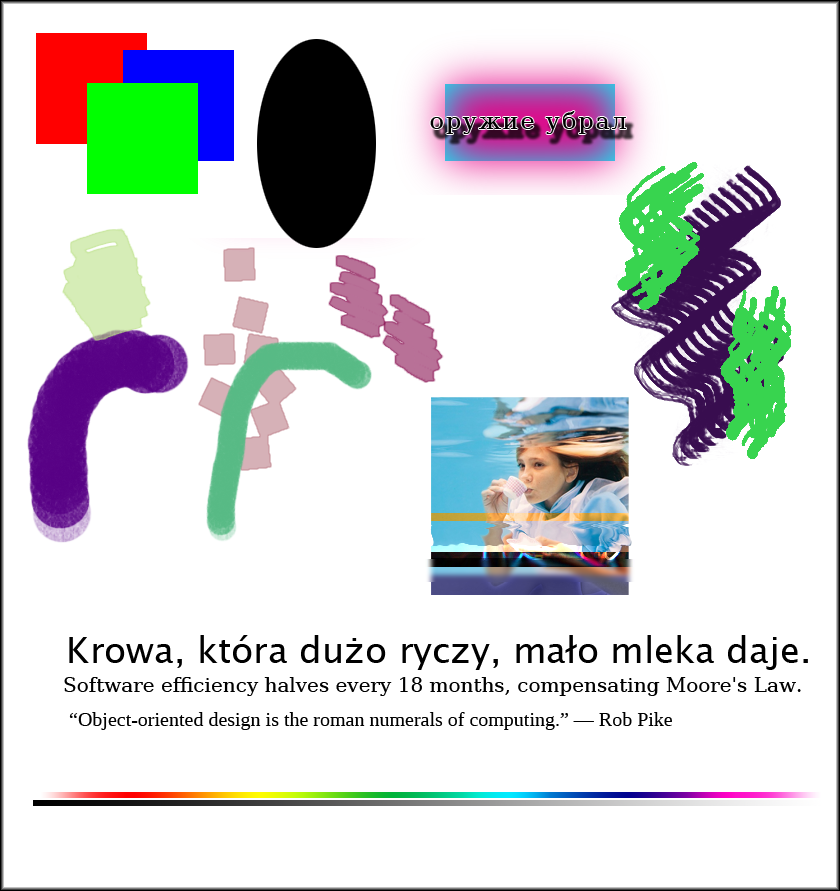
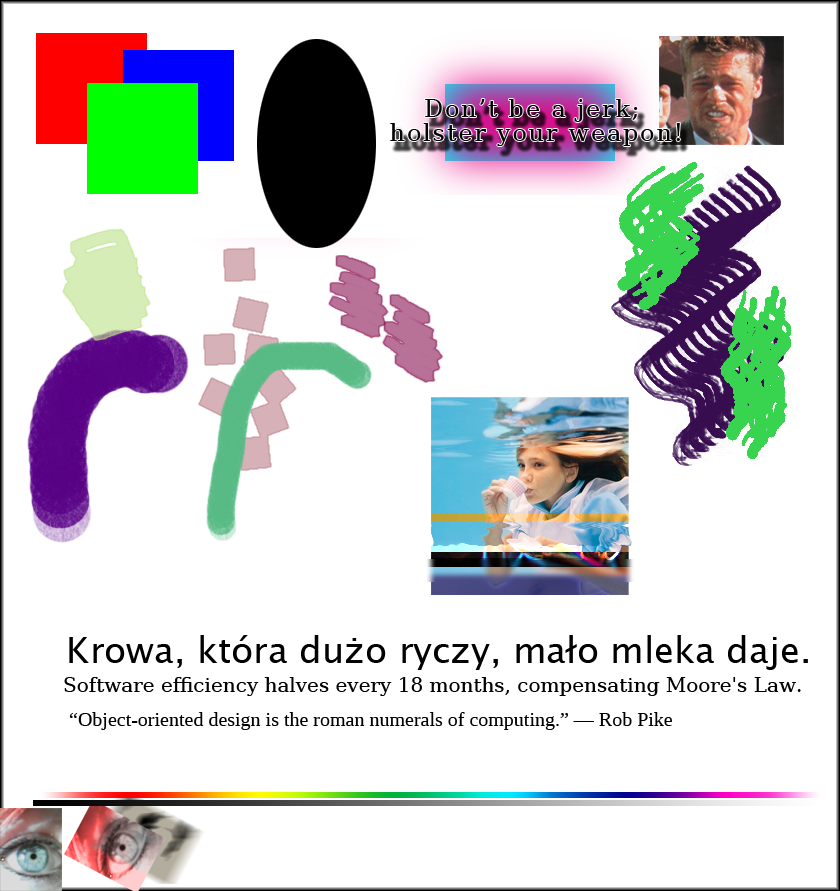
Revision of a layered (840, 891) image; what changed, layer by layer:
renamed "оружие убрал" to "Don’t be a jerk; holster your weapon!", painted on it over box(390, 99, 680, 146)
added layer "Layer 12" (saturation) above "Layer 11" over box(88, 798, 205, 884)
added layer "Layer 11" above "eye" over box(64, 799, 166, 891)
added layer "eye" above "7sevens" over box(0, 808, 62, 891)
added layer "7sevens" above "alice" over box(659, 36, 784, 145)
added layer "backgrad" over box(0, 36, 784, 891)
